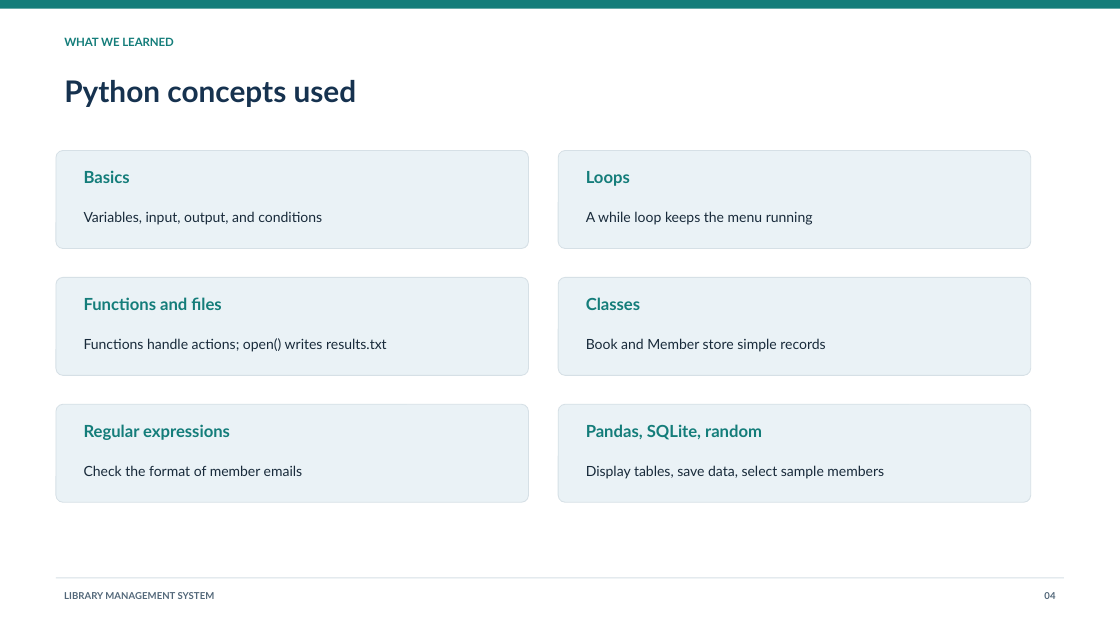
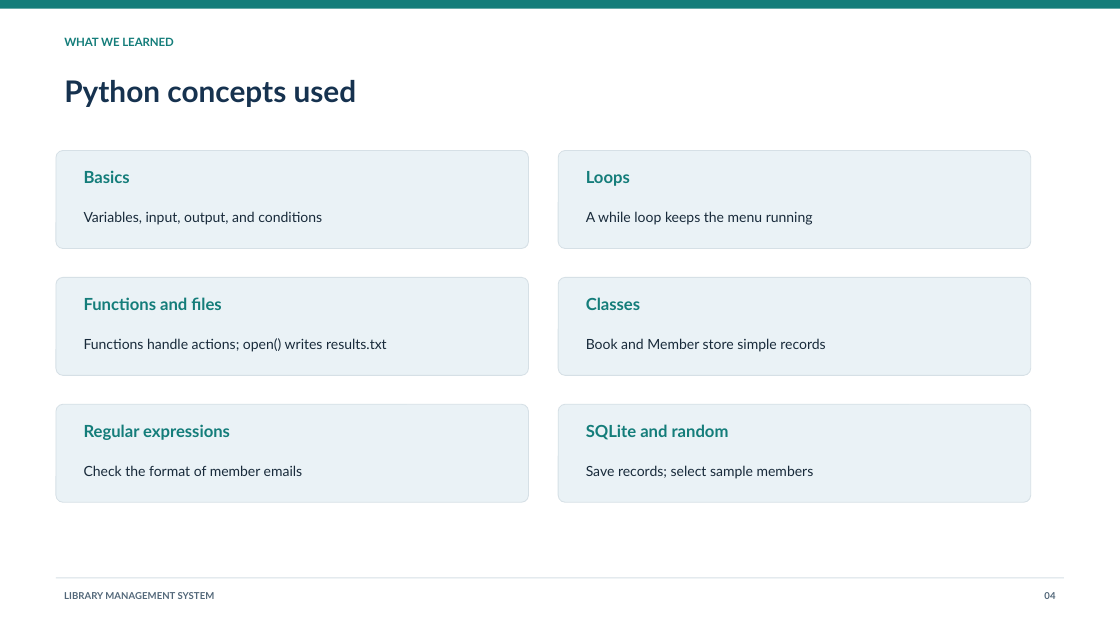
Before and after one commit to KuanyshAsker/PP2_Midterm_Project, a slide deck: slide 4 of ProjectPresentation.pptx. Drawn at 1120x630 pixels with LibreOffice and Linux fonts; fonts in the diff are those of the drawing. Boxes give left, top, right and bottom in pixels: in the first picture for what was removed or moved away, otherwise in the second. Text is boxed around its words. In the diff, an @@ line names an element or a change of style, - is before the commit and + after.

Commit message:
Remove pandas and restore built-in display tables

```diff
--- a/ProjectPresentation.pptx
+++ b/ProjectPresentation.pptx
@@ text at bbox=[586, 424, 729, 440]: text changed @@
-Pandas, SQLite, random
+SQLite and random
@@ text at bbox=[586, 465, 814, 479]: text changed @@
-Display tables, save data, select sample members
+Save records; select sample members
```
Also in this commit, not shown: 5 other files.
